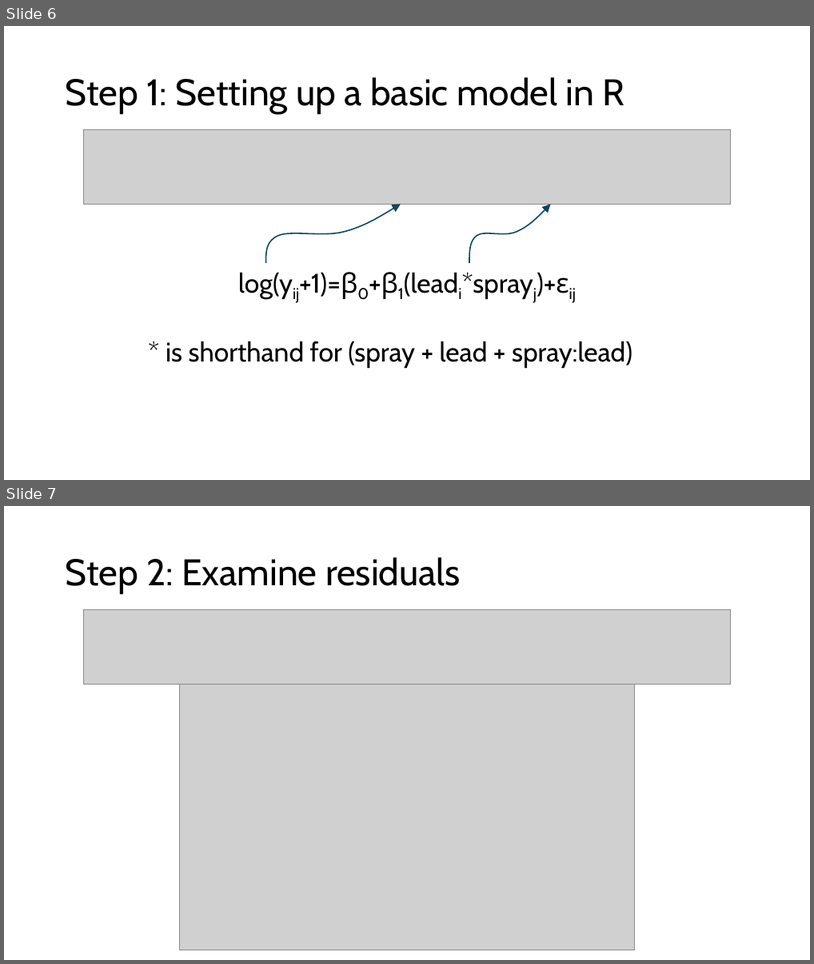
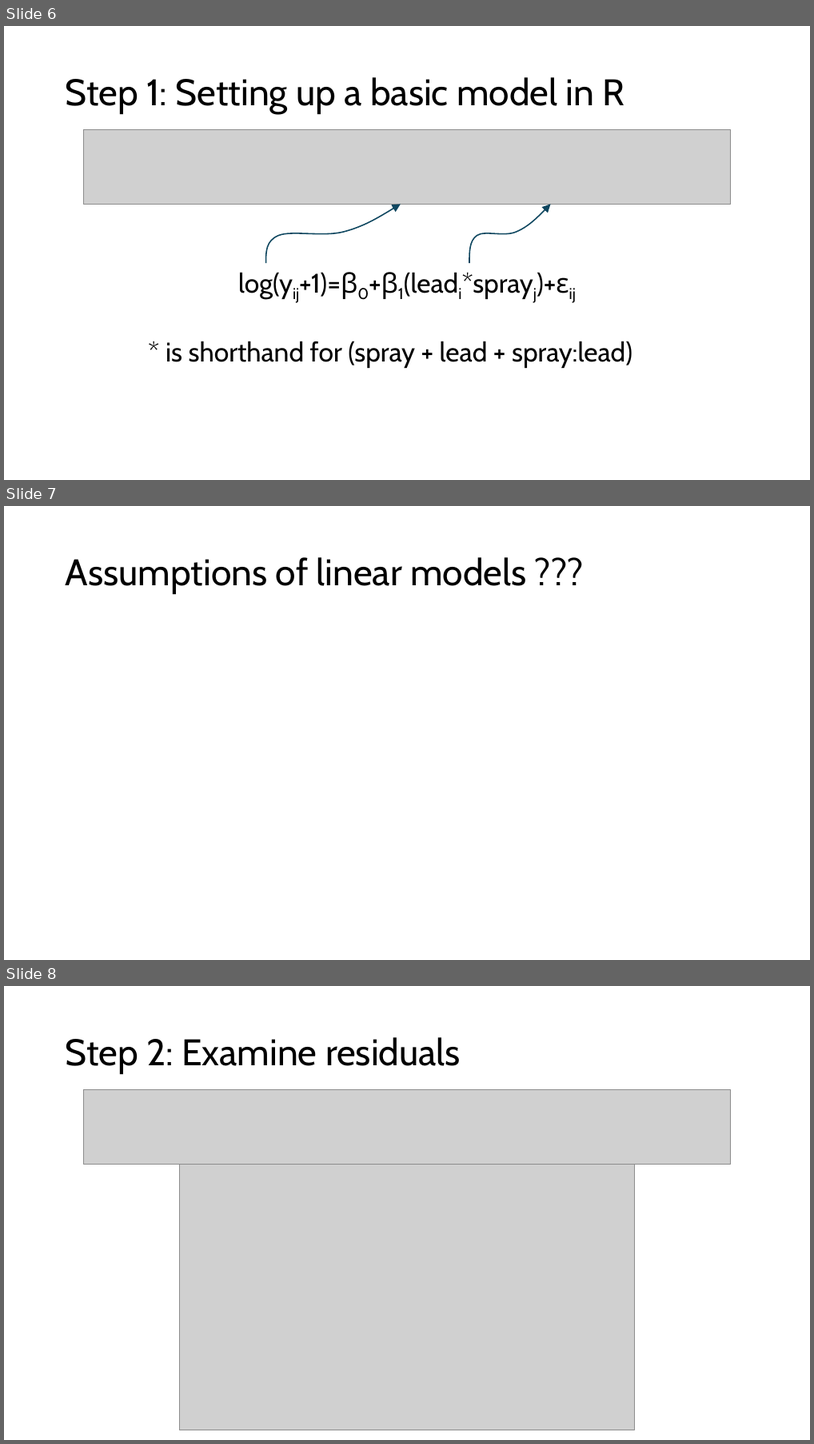
Before and after one commit to hahnp13/Workshops, a slide deck: Slides and materials/WorkedExample_GLMM_Counts.pptx. Shown one above the other, each under a label of ours: slides 6 and 7 before the commit, slides 6, 7 and 8 after it. The pictures are 814x964 and 814x1444 pixels, drawn with LibreOffice and Linux fonts; fonts in the diff are those of the drawing; grey boxes stand for pictures. Boxes give left, top, right and bottom in pixels: in the first picture for what was removed or moved away, otherwise in the second. Text is boxed around its words. In the diff, an @@ line names an element or a change of style, - is before the commit and + after.

```diff
--- a/Slides and materials/WorkedExample_GLMM_Counts.pptx
+++ b/Slides and materials/WorkedExample_GLMM_Counts.pptx
@@ slide 7 added at (x1=4, y1=506, x2=810, y2=960), background #FFFFFF @@
@@ title added at (x1=66, y1=557, x2=526, y2=594), 44 pt, text #000000 @@
+Assumptions of linear models ???
@@ what was slide 7 is now slide 8 @@
```
Also in this commit, not shown: 2 slides changed, 10 other slides added.
